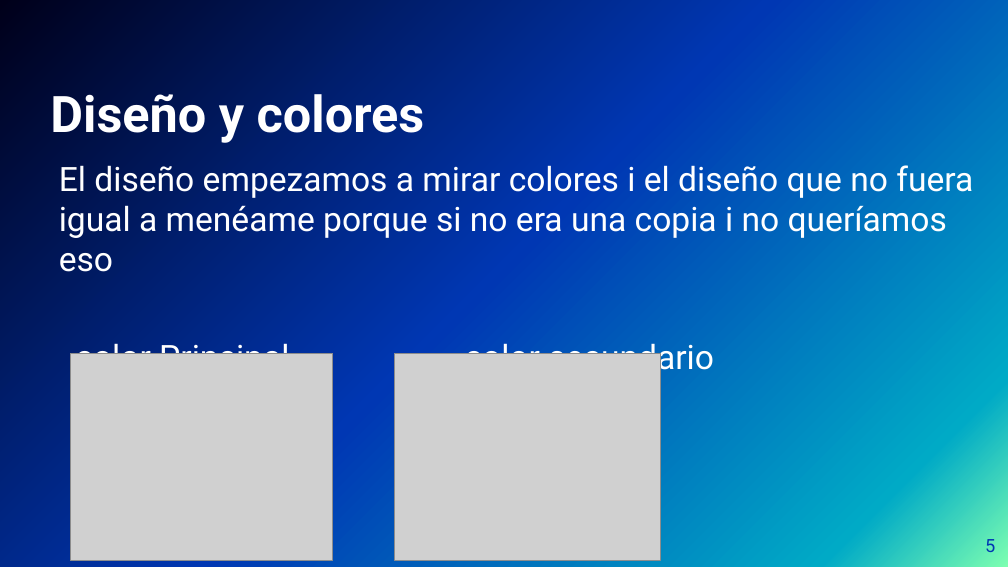
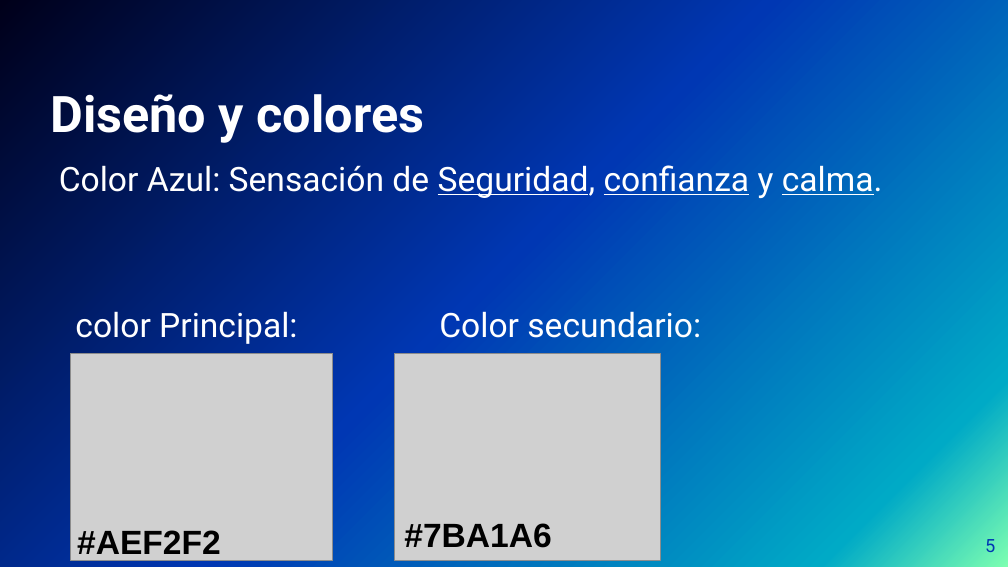
Before and after one commit to Tiinocm/ProyectoIntegrado, a slide deck: slide 5 of carles/presentacion de cronos.pptx. Drawn at 1008x567 pixels with LibreOffice and Linux fonts; fonts in the diff are those of the drawing; grey boxes stand for pictures; background and template pictures are left out. Boxes give left, top, right and bottom in pixels: in the first picture for what was removed or moved away, otherwise in the second. Text is boxed around its words. In the diff, an @@ line names an element or a change of style, - is before the commit and + after.

```diff
--- a/carles/presentacion de cronos.pptx
+++ b/carles/presentacion de cronos.pptx
@@ text at <box>59,165,883,344</box>: text changed @@
-El diseño empezamos a mirar colores i el diseño que no fuera igual a menéame porque si no era una copia i no queríamos eso
-color Principal color secundario
+Color Azul: Sensación de Seguridad, confianza y calma.
+color Principal: Color secundario:
@@ text added at <box>77,530,221,561</box>, 24 pt, text #000000, bold @@
+#AEF2F2
@@ text added at <box>404,523,552,548</box>, 24 pt, text #000000, bold @@
+#7BA1A6
```
Also in this commit, not shown: 3 other slides changed, 2 slides added, 2 slides removed.
